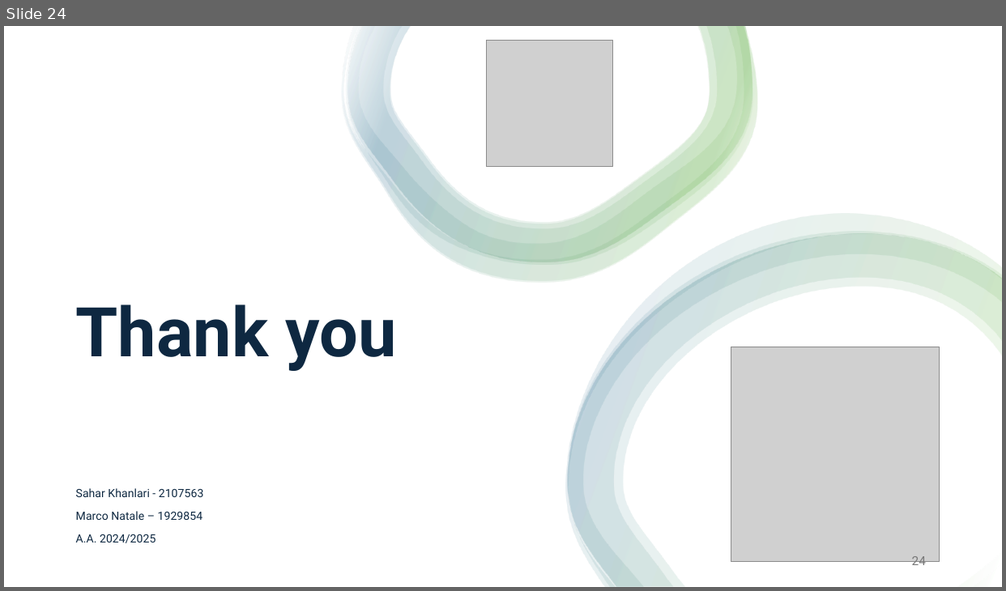
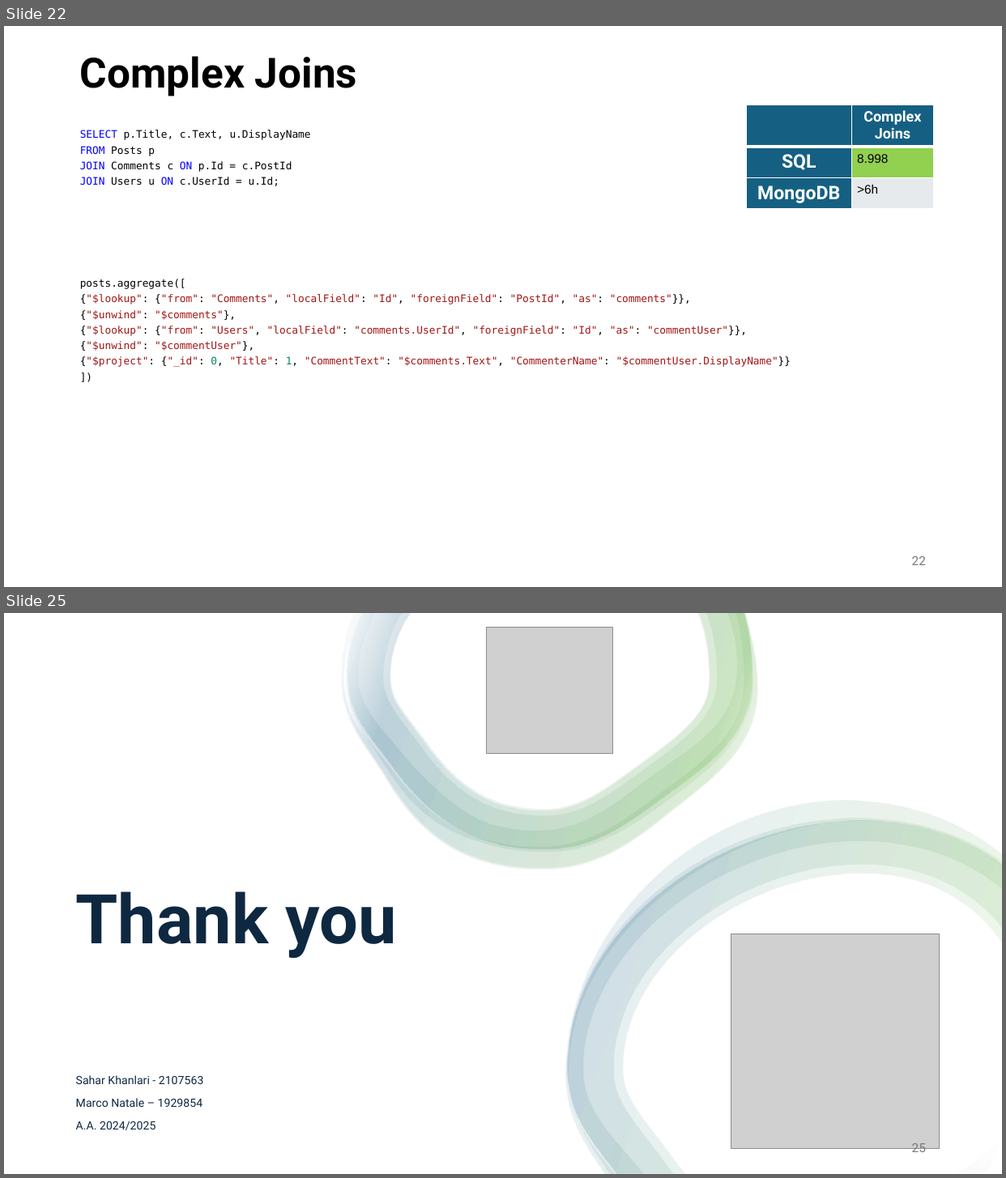
Before and after one commit to skhanlari/DataManagement, a slide deck: Presentation/DM Presentation.pptx. Shown one above the other, each under a label of ours: slide 24 before the commit, slides 22 and 25 after it; the slides between them are not shown. The pictures are 1006x591 and 1006x1178 pixels, drawn with LibreOffice and Linux fonts; fonts in the diff are those of the drawing; grey boxes stand for pictures; background and template pictures are left out. Boxes give left, top, right and bottom in pixels: in the first picture for what was removed or moved away, otherwise in the second. Text is boxed around its words. In the diff, an @@ line names an element or a change of style, - is before the commit and + after.

```diff
--- a/Presentation/DM Presentation.pptx
+++ b/Presentation/DM Presentation.pptx
@@ slide 22 added at (4,26,1002,587), background picture (left out) @@
@@ title added at (80,56,357,96), 40 pt, text #000000, bold @@
+Complex Joins
@@ table added at (746,105,933,209), 3 rows, 2 columns @@
+ | Complex Joins
+SQL | 8.998
+MongoDB | >6h
@@ text added at (80,130,311,186), 10 pt, text #000000 @@
+SELECT p.Title, c.Text, u.DisplayName
+FROM Posts p
+JOIN Comments c ON p.Id = c.PostId
+JOIN Users u ON c.UserId = u.Id;
@@ text added at (80,279,791,367), 10 pt, text #A31515 @@
+posts.aggregate([
+{"$lookup": {"from": "Comments", "localField": "Id", "foreignField": "PostId", "as": "comments"}},
+{"$unwind": "$comments"},
+{"$lookup": {"from": "Users", "localField": "comments.UserId", "foreignField": "Id", "as": "commentUser"}},
+{"$unwind": "$commentUser"},
+{"$project": {"_id": 0, "Title": 1, "CommentText": "$comments.Text", "CommenterName": "$commentUser.DisplayName"}}
+])
@@ page number added at (912,557,926,565), 12 pt, text #797979 @@
+22
@@ what was slide 24 is now slide 25 @@
@@ page number at (912,1144,926,1157): text changed @@
-24
+25
```
Also in this commit, not shown: 8 slides changed, 6 other slides added, 1 other file.
